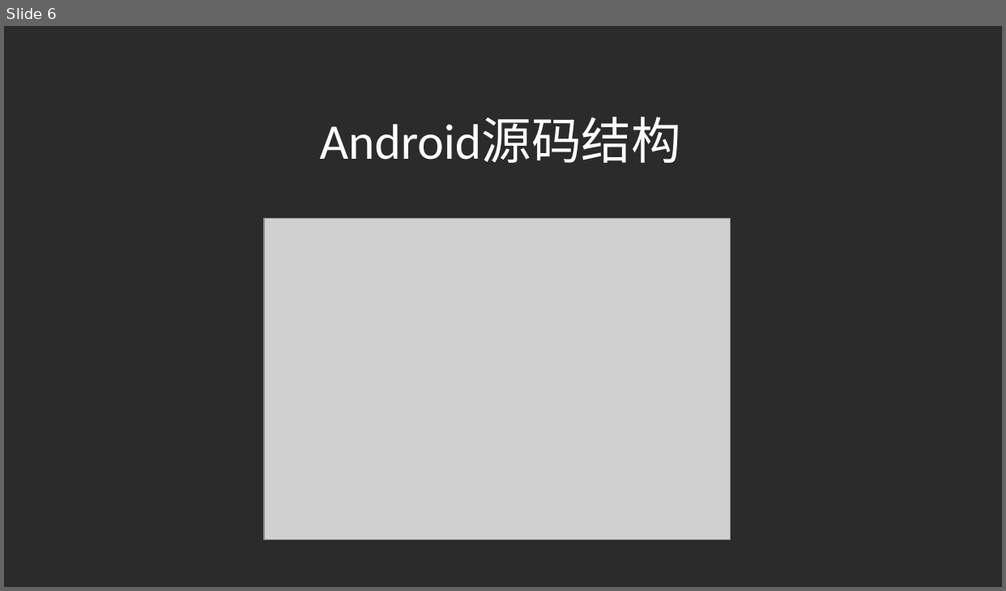
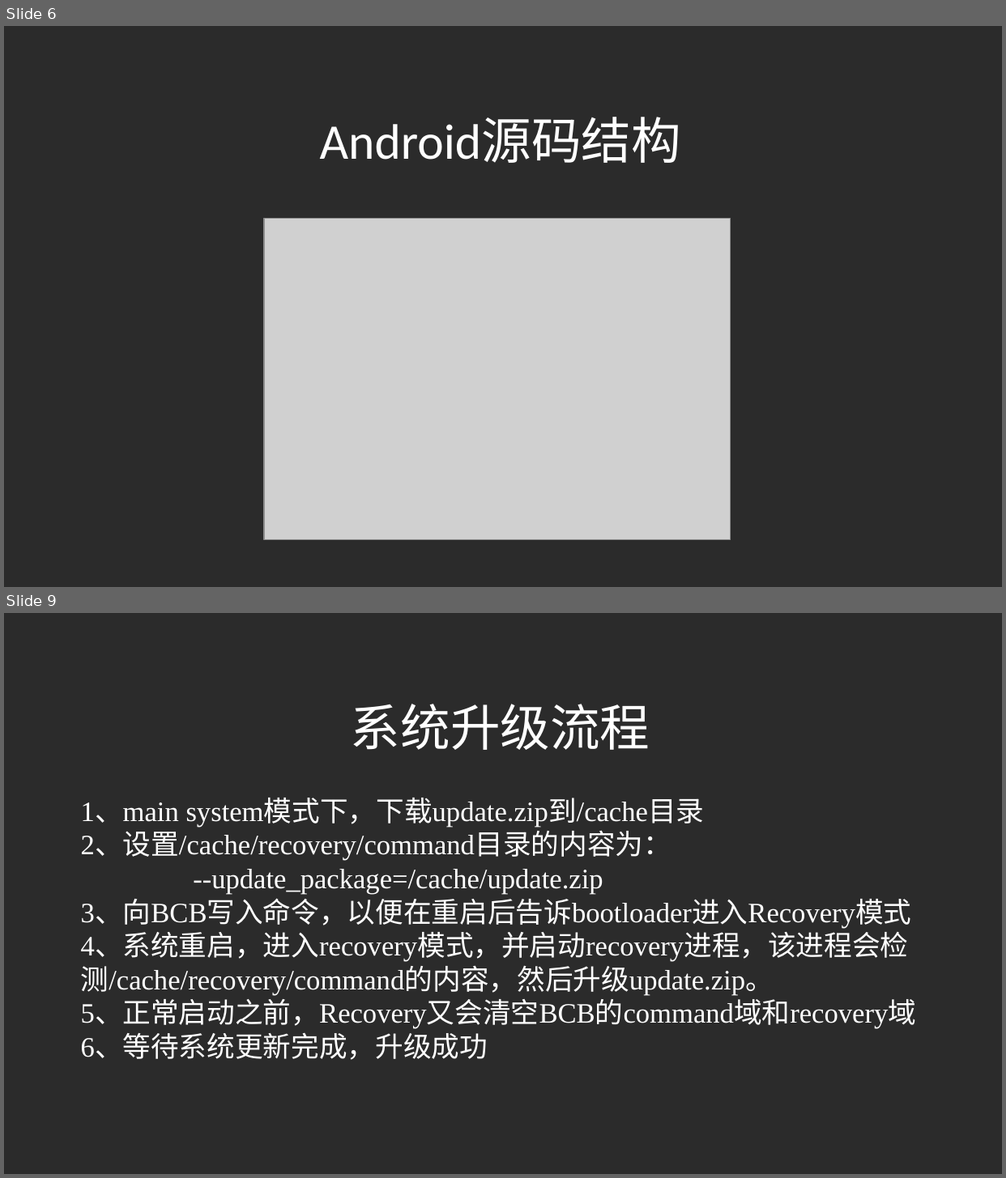
Before and after one commit to liuchangfa/workplace, a slide deck: training/Source/Source.ppt. Shown one above the other, each under a label of ours: slide 6 before the commit, slides 6 and 9 after it; the slides between them are not shown. The pictures are 1006x591 and 1006x1178 pixels, drawn with LibreOffice and Linux fonts; fonts in the diff are those of the drawing; grey boxes stand for pictures; background and template pictures are left out; a plain dark background stands for a picture behind light text. Boxes give left, top, right and bottom in pixels: in the first picture for what was removed or moved away, otherwise in the second. Text is boxed around its words. In the diff, an @@ line names an element or a change of style, - is before the commit and + after.

```diff
--- a/training/Source/Source.ppt
+++ b/training/Source/Source.ppt
@@ slide 9 added at [4,613,1002,1174], background picture (left out) @@
@@ text added at [351,704,650,750], 32 pt, text #FFFFFF @@
+系统升级流程
@@ text added at [81,798,917,1060], 18 pt, text #FFFFFF @@
+1、main system模式下，下载update.zip到/cache目录
+2、设置/cache/recovery/command目录的内容为：
+--update_package=/cache/update.zip
+3、向BCB写入命令，以便在重启后告诉bootloader进入Recovery模式
+4、系统重启，进入recovery模式，并启动recovery进程，该进程会检测/cache/recovery/command的内容，然后升级update.zip。
+5、正常启动之前，Recovery又会清空BCB的command域和recovery域
+6、等待系统更新完成，升级成功
```
Also in this commit, not shown: 1 slide changed, 5 other slides added, 16 slides removed, 6 other files.
